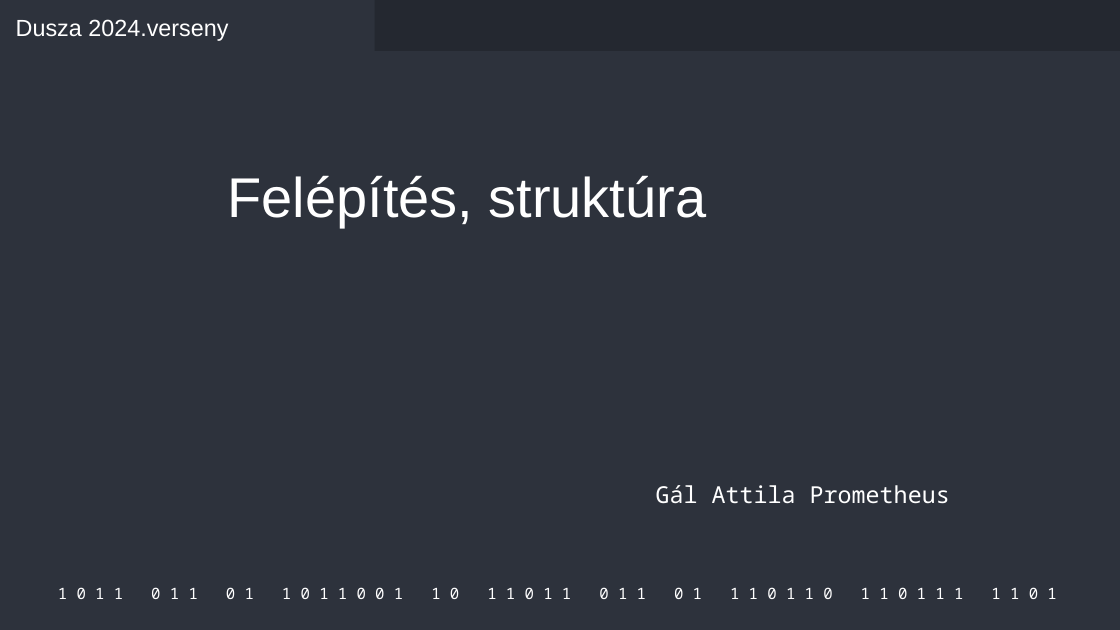
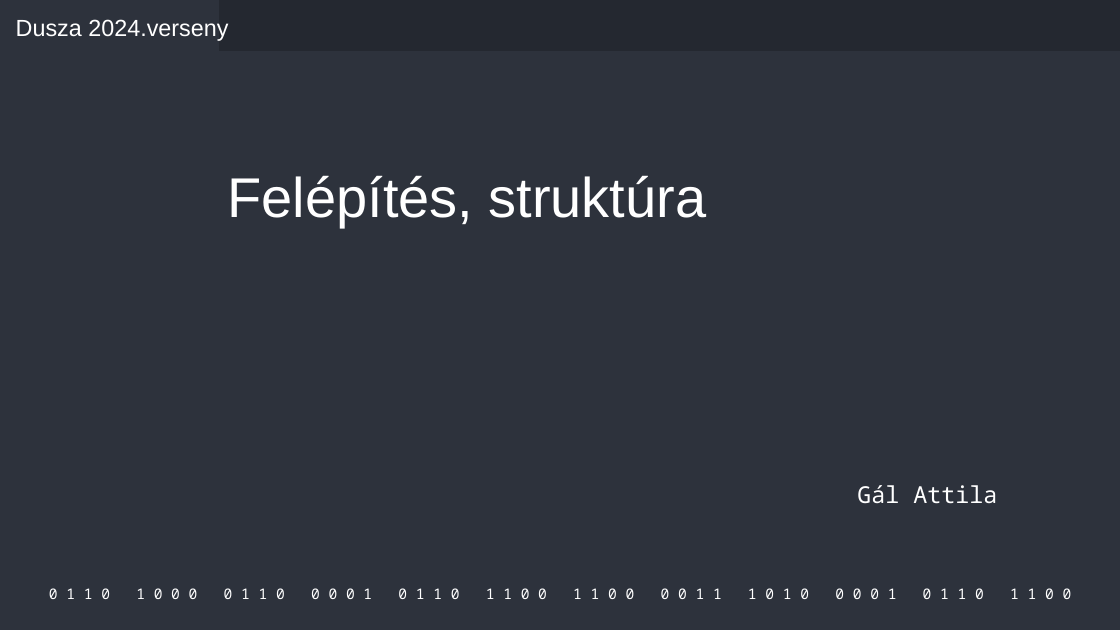
Before and after one commit to Acsilaa/dusza2024-25, a slide deck: slide 3 of Hell yeah ppt.pptx. Drawn at 1120x630 pixels with LibreOffice and Linux fonts; fonts in the diff are those of the drawing. Boxes give left, top, right and bottom in pixels: in the first picture for what was removed or moved away, otherwise in the second. Text is boxed around its words. In the diff, an @@ line names an element or a change of style, - is before the commit and + after.

```diff
--- a/Hell yeah ppt.pptx
+++ b/Hell yeah ppt.pptx
@@ subtitle at (857,485,997,504): text changed @@
-Gál Attila Prometheus
+Gál Attila
@@ text at (49,588,1072,599): text changed; size 13.3 to 12.5 pt @@
-1 0 1 1 0 1 1 0 1 1 0 1 1 0 0 1 1 0 1 1 0 1 1 0 1 1 0 1 1 1 0 1 1 0 1 1 0 1 1 1 1 1 0 1
+0 1 1 0 1 0 0 0 0 1 1 0 0 0 0 1 0 1 1 0 1 1 0 0 1 1 0 0 0 0 1 1 1 0 1 0 0 0 0 1 0 1 1 0 1 1 0 0
```
Also in this commit, not shown: 24 other slides changed, 1 slide added, 3 slides removed.
